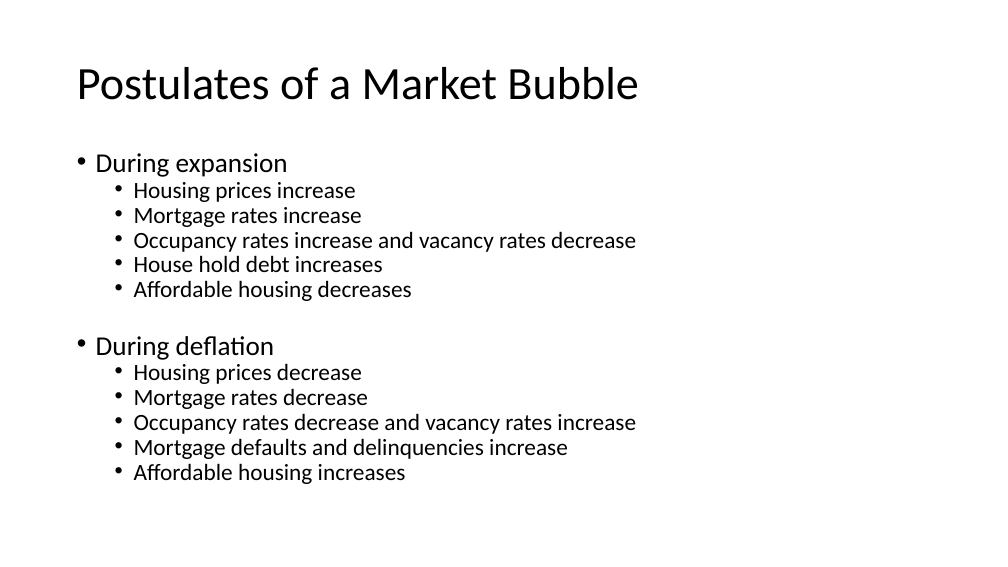
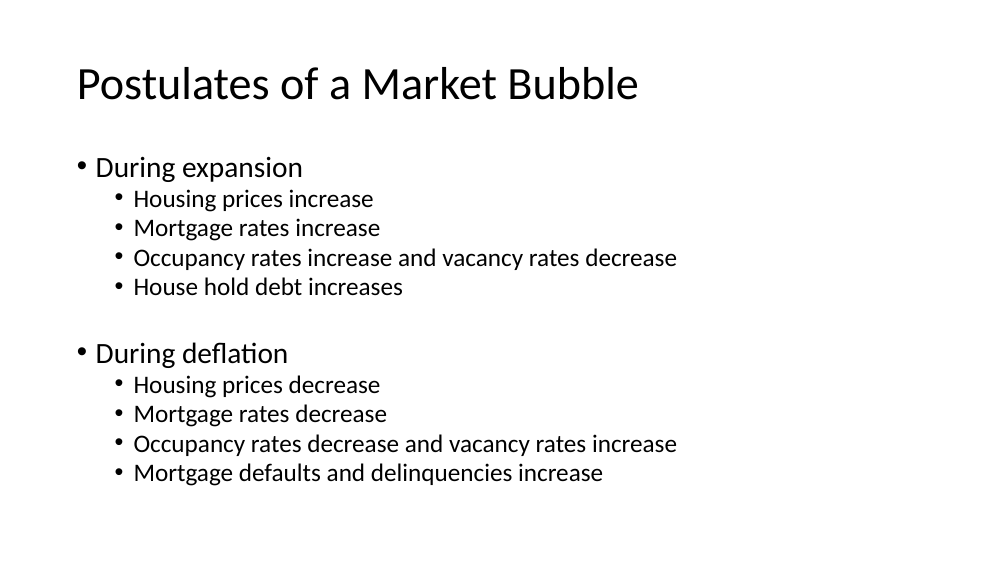
Before and after one commit to bowielh/Project1_Group1, a slide deck: slide 4 of Housing_Bubble.pptx. Drawn at 1008x567 pixels with LibreOffice and Linux fonts; fonts in the diff are those of the drawing. Boxes give left, top, right and bottom in pixels: in the first picture for what was removed or moved away, otherwise in the second. Text is boxed around its words. In the diff, an @@ line names an element or a change of style, - is before the commit and + after.

```diff
--- a/Housing_Bubble.pptx
+++ b/Housing_Bubble.pptx
@@ text "During expansion" at [96, 156, 677, 486]: size 25.9 to 28 pt in "During expansion", "During deflation"; size 22.2 to 24 pt in "Housing prices increase", "Mortgage rates increase", "Occupancy rates increase and vacancy rates decrease", "House hold debt increases" and 4 more places; line spacing 0.7 to 0.8 @@
@@ text at [134, 280, 412, 301]: paragraph removed @@
-  • Affordable housing decreases
@@ text at [134, 463, 406, 484]: paragraph removed @@
-  • Affordable housing increases
```
Also in this commit, not shown: 4 other slides changed, 4 slides added, 3 slides removed, 5 other files.
